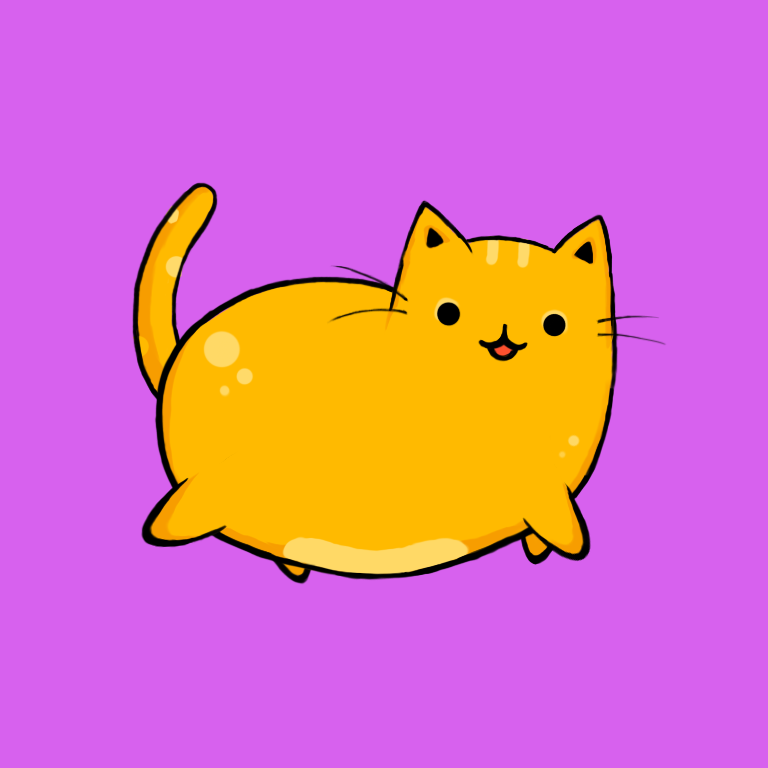
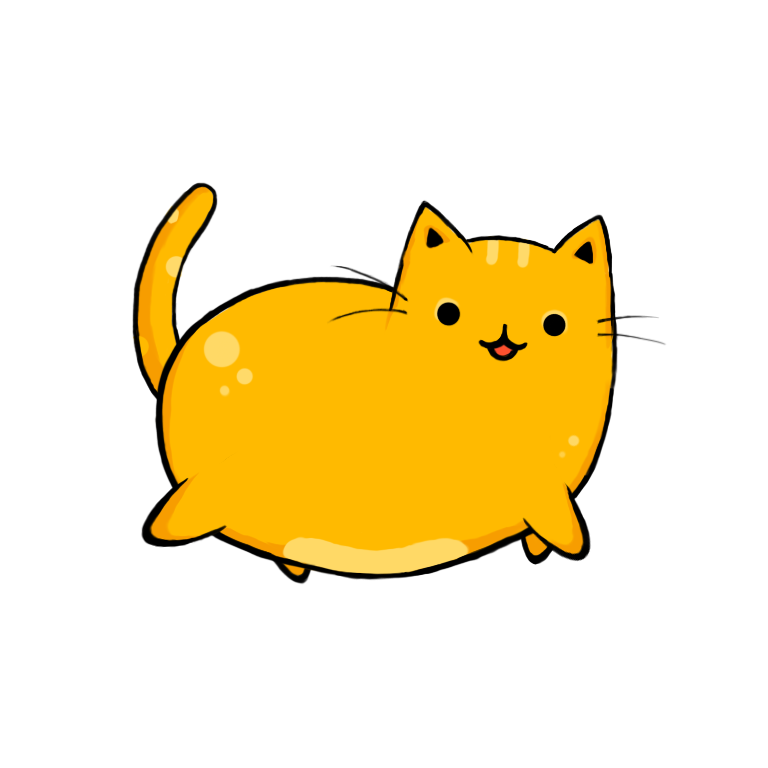
Revision of a layered w=768, h=768 image; what changed, layer by layer:
hid "Layer 1" over (x1=0, y1=0, x2=768, y2=768)
